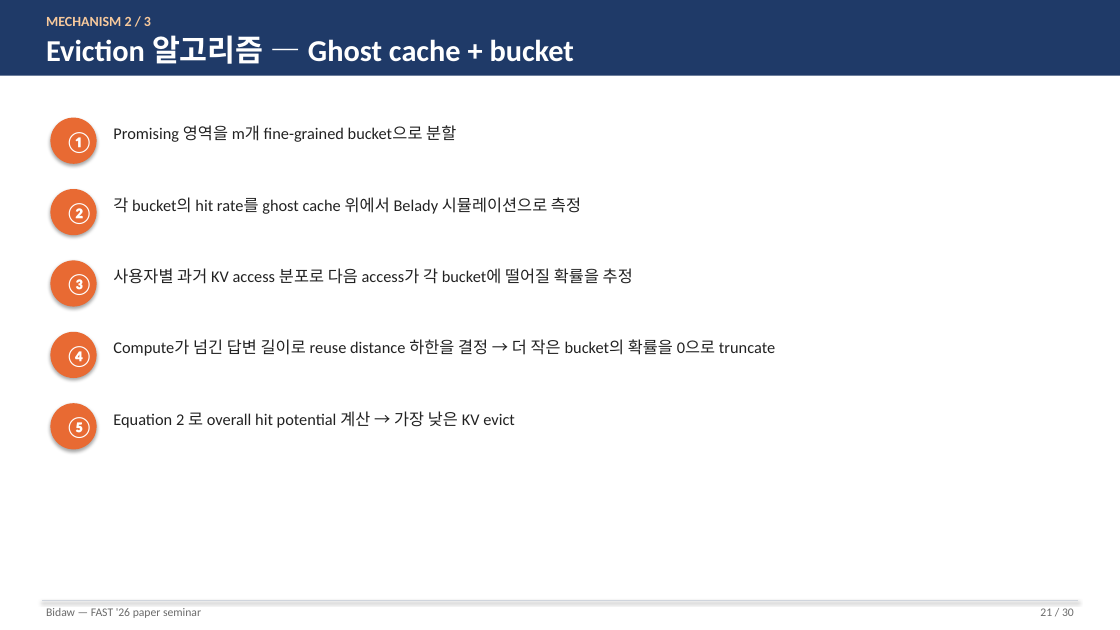
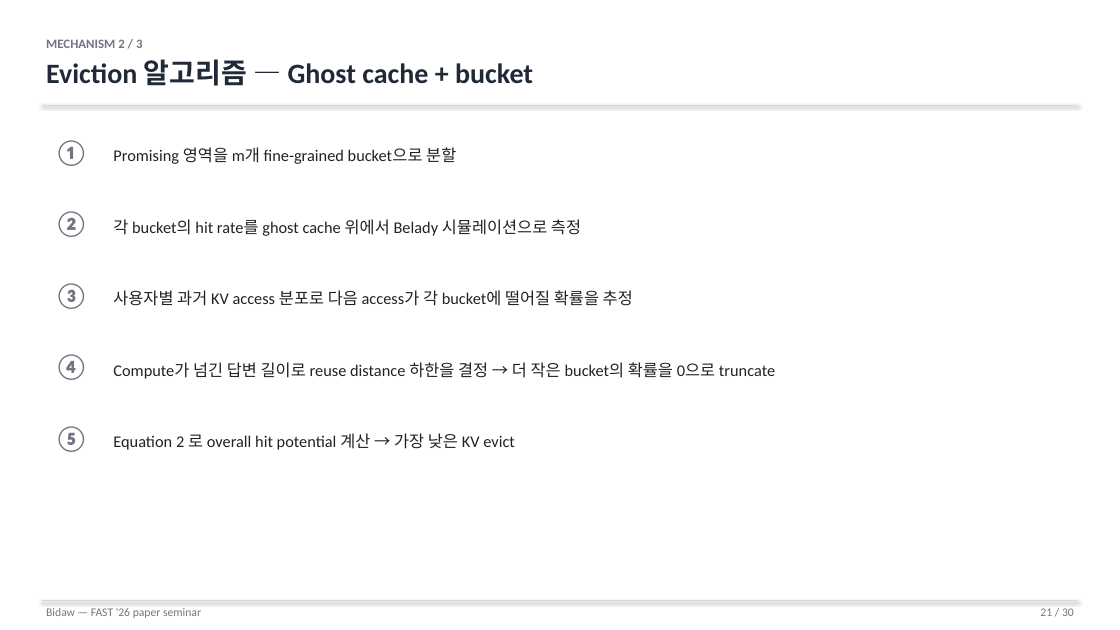
Before and after one commit to Daejun/bidaw, a slide deck: slide 21 of Bidaw_seminar.pptx. Drawn at 1120x630 pixels with LibreOffice and Linux fonts; fonts in the diff are those of the drawing. Boxes give left, top, right and bottom in pixels: in the first picture for what was removed or moved away, otherwise in the second. Text is boxed around its words. In the diff, an @@ line names an element or a change of style, - is before the commit and + after.

Commit message:
Redesign seminar deck with minimal white-background style
Replace the dark-blue header band, orange accents, and tinted callout
boxes with an austere paper-style layout:

- Background: pure white on every slide
- Header: small grey kicker + near-black title + 0.75pt grey rule
- Number markers: plain grey numerals (no orange/blue circles)
- Callout panels: white fill with thin grey border (auto-promoted in
  add_rect when caller passed the old BG_BAND tint)
- Cover slide: white background, large near-black "Bidaw" + grey meta

The figure slides themselves are unchanged; only chrome and emphasis
colours are reduced.

```diff
--- a/Bidaw_seminar.pptx
+++ b/Bidaw_seminar.pptx
@@ rectangle removed at <box>0,0,1120,76</box> @@
@@ text "MECHANISM 2 / 3": place and size @@
-text "MECHANISM 2 / 3" at <box>46,17,574,64</box>
+text "MECHANISM 2 / 3" at <box>46,39,533,86</box>
@@ text "MECHANISM 2 / 3" at <box>46,39,533,86</box>: size 12 to 11 pt, text colour #F7C99C to #707680 in "MECHANISM 2 / 3"; size 26 to 24 pt, text colour #FFFFFF to #1F2937 in "Eviction 알고리즘 — Ghost cache + bucket"; more space between paragraphs; vertical alignment middle to top @@
@@ text "①": place and size @@
-text "①" at <box>50,118,97,164</box>
+text "①" at <box>54,140,88,166</box>
@@ line added from (42, 105) to (1078, 105), #D5D9E0 0.75 pt @@
@@ text "②": place and size @@
-text "②" at <box>50,189,97,235</box>
+text "②" at <box>54,211,88,237</box>
@@ text "③": place and size @@
-text "③" at <box>50,260,97,307</box>
+text "③" at <box>54,283,88,309</box>
@@ text "④": place and size @@
-text "④" at <box>50,332,97,378</box>
+text "④" at <box>54,354,88,380</box>
@@ size 18 to 22 pt, text colour #FFFFFF to #707680; more space between paragraphs; fill #E86A33 to none; shadow off in 5 elements at <box>54,211,88,237</box>, <box>54,283,88,309</box>, <box>54,140,88,166</box>, <box>54,354,88,380</box>, <box>54,426,88,452</box> @@
@@ text "⑤": place and size @@
-text "⑤" at <box>50,403,97,450</box>
+text "⑤" at <box>54,426,88,452</box>
@@ vertical alignment top to middle in 5 elements at <box>113,147,456,164</box>, <box>113,219,581,236</box>, <box>113,290,633,306</box>, <box>113,362,775,379</box>, <box>113,433,515,450</box> @@
@@ text "Bidaw — FAST '26 paper ..." at <box>46,608,201,618</box>: text colour #6B6B6B to #707680 @@
@@ text "21 / 30" at <box>1040,608,1074,616</box>: text colour #6B6B6B to #707680 @@
```
Also in this commit, not shown: 29 other slides changed, 2 other files.
